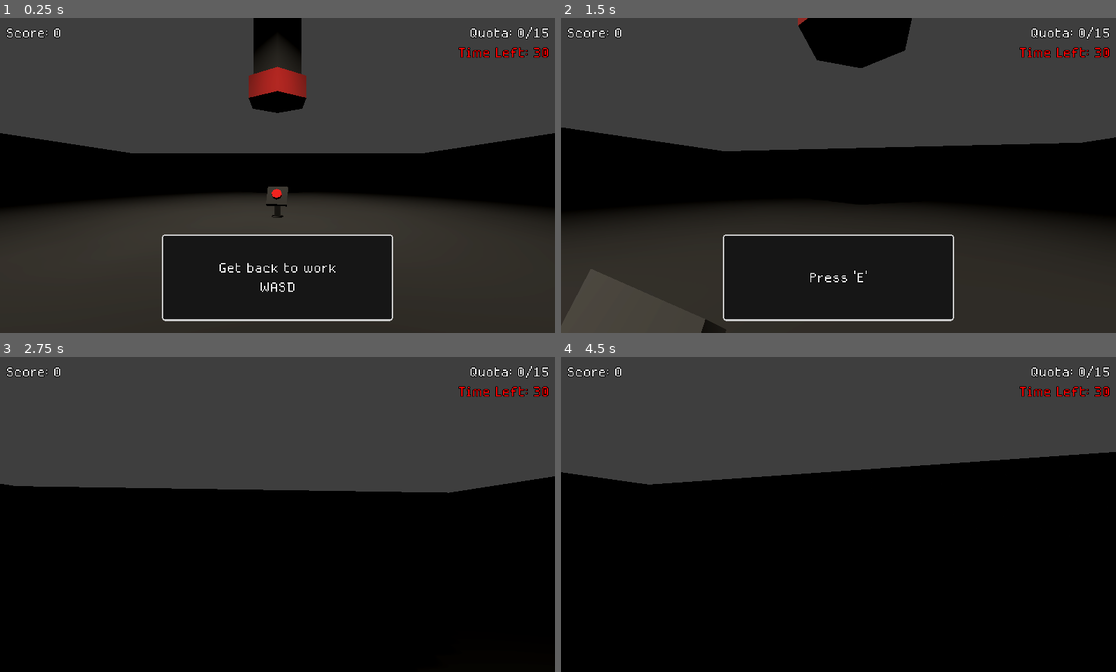
Above: before the commit, frames 1-4 (two rows, left to right).
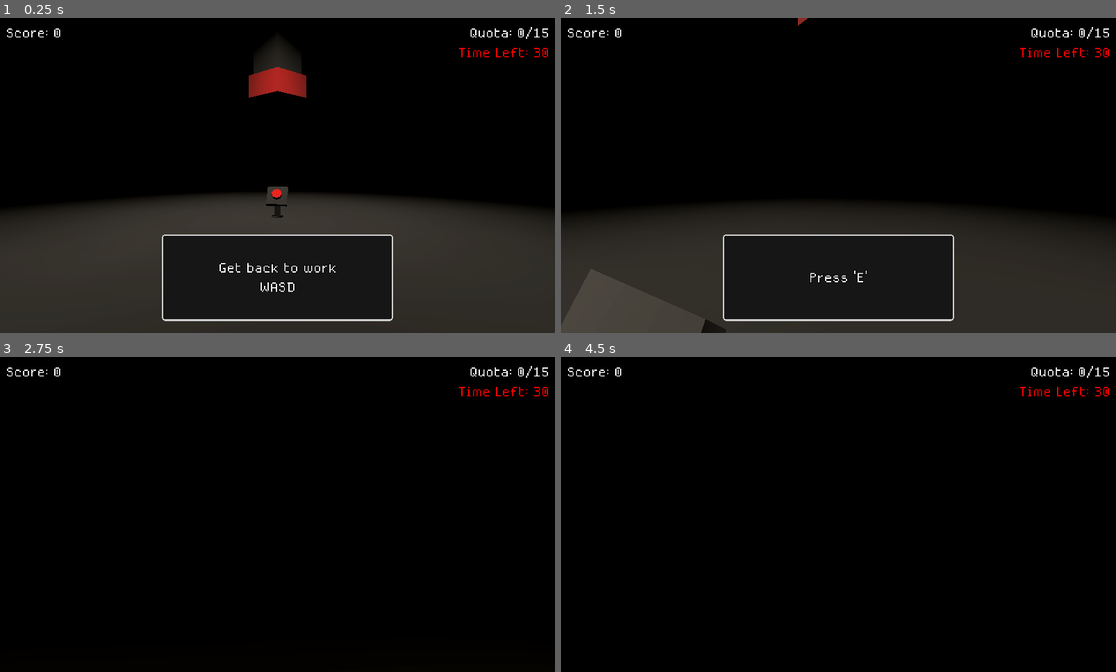
Above: after the commit, the same moments.

Repository: c0sx/ld58
Game: Godot game, scene res://scenes/main.tscn
The game is run twice, just before and just after one commit, with the same random seed, the same clock (stepped at 60 frames per second) and the same inputs.
Inputs (mouse positions are in pixels of both pictures, inside the frame that each line leads up to):
- Up to frame 1 (0.25 s): no input
- Up to frame 2 (1.5 s): tap Enter at 0.5 s; move the mouse to (866, 175) at 0.52 s; hold E (interact) 0.53-1.28 s; hold W (move_forward) from 0.53 s (still down); move the mouse to (810, 175) at 1.27 s; tap E (interact) at 1.35 s
- Up to frame 3 (2.75 s): keep holding W (move_forward); move the mouse to (288, 508) at 2.02 s; hold E (interact) from 2.03 s (still down)
- Up to frame 4 (4.5 s): keep holding W (move_forward); move the mouse to (832, 520) at 2.77 s; release E (interact) at 2.78 s; tap E (interact) at 2.85, 4.35 s; move the mouse to (877, 517) at 3.52 s; hold E (interact) 3.53-4.28 s; move the mouse to (794, 511) at 4.27 s

The runs differ from the first frame. In frame 1, 38% of the frame differs, in the area x 0-100%, y 0-43%; in frame 2, 37%; in frame 3, 41%, in the area x 0-100%, y 0-44%; in frame 4, 35%.

Commit message:
fix: compatibility renderer

Diff:
--- a/loot-box/loot-box.gd
+++ b/loot-box/loot-box.gd
@@ -27,6 +27,7 @@
 		var new_material: StandardMaterial3D = active_material.duplicate(true)
 		new_material.resource_local_to_scene = true
 		new_material.emission = _select_color()
+		new_material.albedo_color = _select_color()
 		new_material.emission_energy_multiplier = _loot_item.emission
 		_mesh.material_override = new_material
 
--- a/loot-box/loot-box.tscn
+++ b/loot-box/loot-box.tscn
@@ -21,11 +21,12 @@
 [sub_resource type="StandardMaterial3D" id="StandardMaterial3D_nivwe"]
 emission_enabled = true
 emission = Color(1, 1, 1, 1)
+emission_energy_multiplier = 0.3
 emission_on_uv2 = true
 
 [sub_resource type="SphereMesh" id="SphereMesh_qai8r"]
 material = SubResource("StandardMaterial3D_nivwe")
-radial_segments = 6
+radial_segments = 8
 
 [sub_resource type="StyleBoxFlat" id="StyleBoxFlat_w60ub"]
 bg_color = Color(0.0862745, 0.0862745, 0.0862745, 1)
@@ -65,6 +66,7 @@
 
 [node name="MeshInstance3D" type="MeshInstance3D" parent="."]
 transform = Transform3D(0.5, 0, 0, 0, 0.5, 0, 0, 0, 0.5, 0, 0, 0)
+cast_shadow = 0
 mesh = SubResource("SphereMesh_qai8r")
 
 [node name="Sprite3D" type="Sprite3D" parent="."]
--- a/loot-item/item-gold-jewelry.tres
+++ b/loot-item/item-gold-jewelry.tres
@@ -41,5 +41,5 @@
 name = "gold jewelry"
 rarity = 5
 in_quota = true
-emission = 5.0
+emission = 2.0
 effects = Array[ExtResource("1_5flbu")]([SubResource("Resource_af001"), SubResource("Resource_omhy3"), SubResource("Resource_68ys2")])
--- a/project.godot
+++ b/project.godot
@@ -59,6 +59,8 @@
 
 [rendering]
 
+renderer/rendering_method="gl_compatibility"
+renderer/rendering_method.mobile="gl_compatibility"
 lights_and_shadows/directional_shadow/soft_shadow_filter_quality=0
 lights_and_shadows/positional_shadow/soft_shadow_filter_quality=0
 lights_and_shadows/positional_shadow/atlas_size=1024
--- a/scenes/main.tscn
+++ b/scenes/main.tscn
@@ -28,20 +28,11 @@
 
 [sub_resource type="Environment" id="Environment_effs6"]
 background_mode = 1
-background_color = Color(0.0509804, 0.0509804, 0.0509804, 1)
+background_color = Color(0.003921569, 0.003921569, 0.003921569, 1)
 sky = SubResource("Sky_p0k0j")
 ambient_light_energy = 0.0
 tonemap_mode = 2
 glow_enabled = true
-
-[sub_resource type="Gradient" id="Gradient_5hslq"]
-colors = PackedColorArray(1, 1, 1, 1, 0, 0, 0, 1)
-
-[sub_resource type="GradientTexture2D" id="GradientTexture2D_mq3um"]
-gradient = SubResource("Gradient_5hslq")
-fill = 1
-fill_from = Vector2(0.504854, 0.502427)
-fill_to = Vector2(0.949029, 0.883495)
 
 [sub_resource type="PlaneMesh" id="PlaneMesh_vmclw"]
 
@@ -76,7 +67,6 @@
 light_color = Color(1, 0.956863, 0.878431, 1)
 light_energy = 30.0
 light_indirect_energy = 0.0
-light_projector = SubResource("GradientTexture2D_mq3um")
 light_size = 10.0
 light_specular = 1.0
 shadow_enabled = true
--- a/tube/tube.tscn
+++ b/tube/tube.tscn
@@ -25,10 +25,12 @@
 
 [node name="TubeMesh" type="MeshInstance3D" parent="."]
 transform = Transform3D(5, 0, 0, 0, 10, 0, 0, 0, 5, 2.08165e-12, 10, 2.08165e-12)
+cast_shadow = 0
 mesh = SubResource("CylinderMesh_utvtq")
 surface_material_override/0 = SubResource("StandardMaterial3D_cdufy")
 
 [node name="MeshInstance3D" type="MeshInstance3D" parent="TubeMesh"]
 transform = Transform3D(1.2, 0, 0, 0, 0.1, 0, 0, 0, 1.2, 2.08165e-12, -1, 2.08165e-12)
+cast_shadow = 0
 mesh = SubResource("CylinderMesh_1xxgt")
 surface_material_override/0 = SubResource("StandardMaterial3D_jv8ct")
Not shown: 1 places in scenes/main.tscn that only renumber resources
Not shown: 1 places in tube/tube.tscn that only renumber resources
